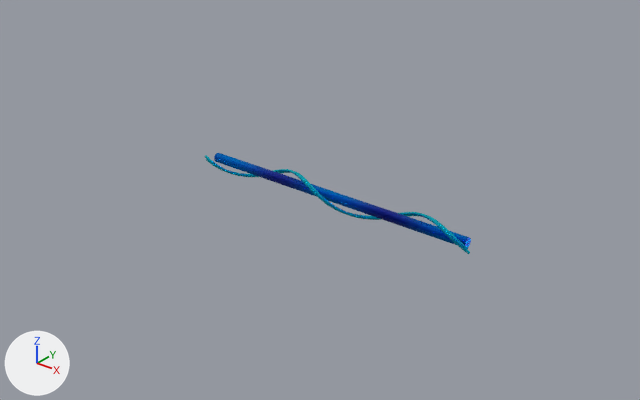
One commit to the Blender file assets/objects/ElectricWall/electricwall.blend: the scene before it, then after it.
Camera for both pictures: a 50 mm lens placed at (6.3, -8.04, 5.82), pointed at (-0.43, 0.37, 0.6). The lights are fixed; the arrows at lower left show +X, +Y and +Z.

Names of what the first picture shows: 'Cylinder', 'Spiral.001', 'Spiral.002'.
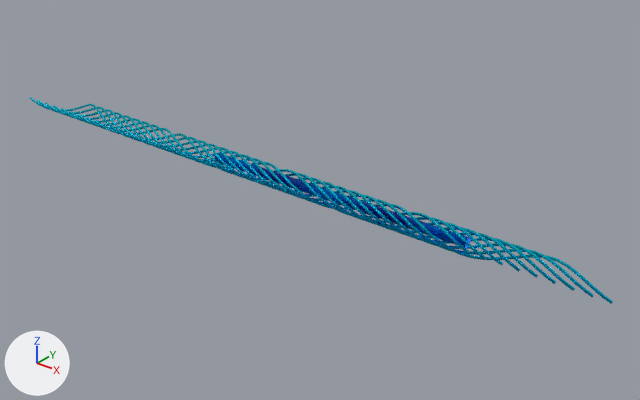
Where the change shows, as pixel boxes (x1, y1, x2, y2) in the pictures (640 x 400 px):
```json
{"object": "Spiral.002", "change": "modifiers changed, turned", "before": [205, 155, 468, 250], "after": [30, 97, 613, 304]}
{"object": "Spiral.001", "change": "modifiers changed", "before": [206, 159, 470, 254], "after": [33, 101, 611, 304], "on screen": "118% wider, 112% taller"}
```

Scene script edits in JSON lines:
```json
{"op": "add", "block": "ob_spiral_001", "code": "_m = ob_spiral_001.modifiers.new('Array', 'ARRAY')"}
{"op": "add", "block": "ob_spiral_001", "code": "_m.count = 9"}
{"op": "add", "block": "ob_spiral_001", "code": "_m.relative_offset_displace = (0.05, 0.0, 0.0)"}
{"op": "add", "block": "ob_spiral_001", "code": "_m = ob_spiral_001.modifiers.new('Array.001', 'ARRAY')"}
{"op": "add", "block": "ob_spiral_001", "code": "_m.relative_offset_displace = (-0.7, 0.0, 0.0)"}
{"op": "set", "path": "ob_spiral_002.rotation_euler", "old": "(12.57, 3.142, 0.0)", "new": "(0.0, 0.0, 0.0)", "note": "degrees (0, 180, 0) -> degrees (0, 0, 0)"}
{"op": "add", "block": "ob_spiral_002", "code": "_m = ob_spiral_002.modifiers.new('Array', 'ARRAY')"}
{"op": "add", "block": "ob_spiral_002", "code": "_m.count = 9"}
{"op": "add", "block": "ob_spiral_002", "code": "_m.relative_offset_displace = (0.05, 0.0, 0.0)"}
{"op": "add", "block": "ob_spiral_002", "code": "_m = ob_spiral_002.modifiers.new('Array.001', 'ARRAY')"}
{"op": "add", "block": "ob_spiral_002", "code": "_m.relative_offset_displace = (-0.7, 0.0, 0.0)"}
```
